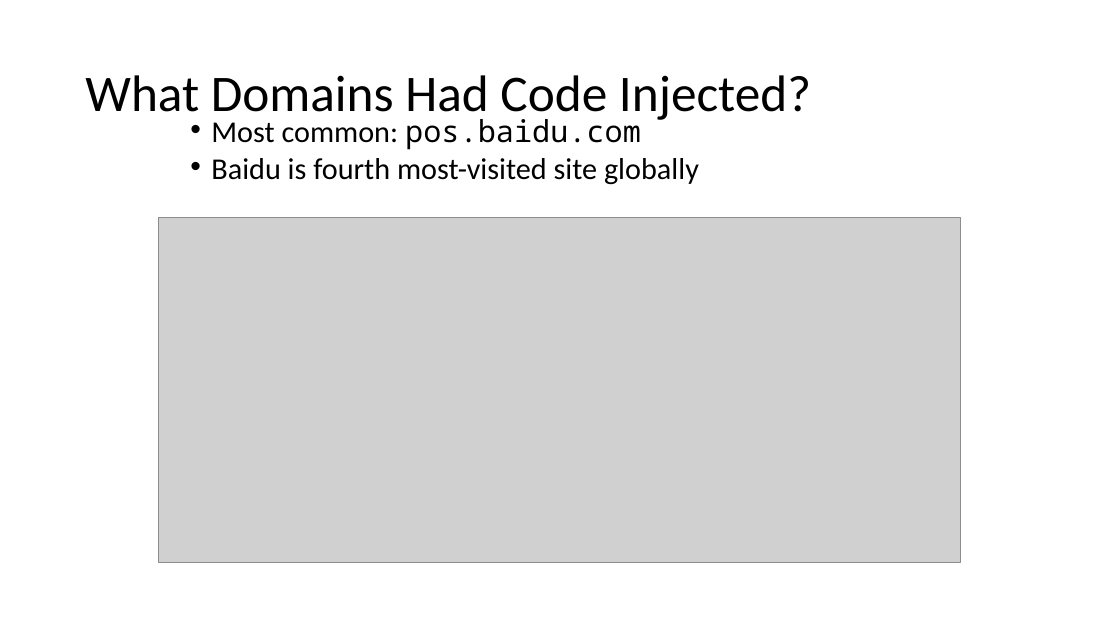
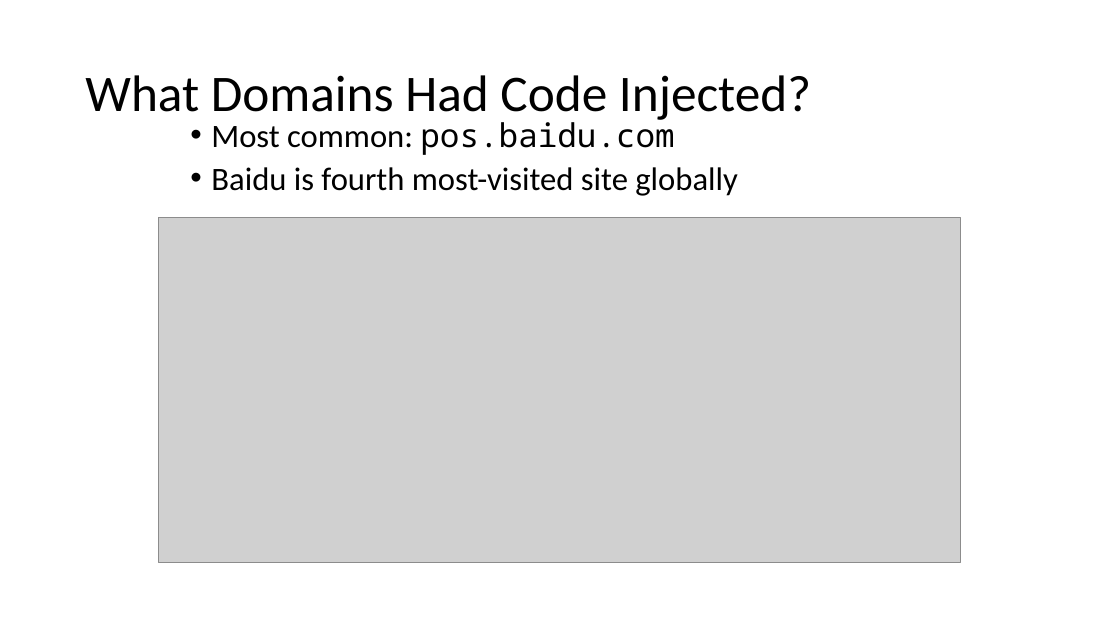
Before and after one commit to noise-lab/censorship-course, a slide deck: slide 40 of lectures/3-Active.pptx (slide 37 before the commit). Drawn at 1120x630 pixels with LibreOffice and Linux fonts; fonts in the diff are those of the drawing; grey boxes stand for pictures. Boxes give left, top, right and bottom in pixels: in the first picture for what was removed or moved away, otherwise in the second. Text is boxed around its words. In the diff, an @@ line names an element or a change of style, - is before the commit and + after.

```diff
--- a/lectures/3-Active.pptx
+++ b/lectures/3-Active.pptx
@@ text "Most common: pos.baidu.com" at (211, 116, 738, 196): size 25.9 to 28 pt; line spacing 0.7 to 0.8 @@
```
Also in this commit, not shown: 15 other slides changed, 15 slides added, 1 slide removed, 2 other files.
